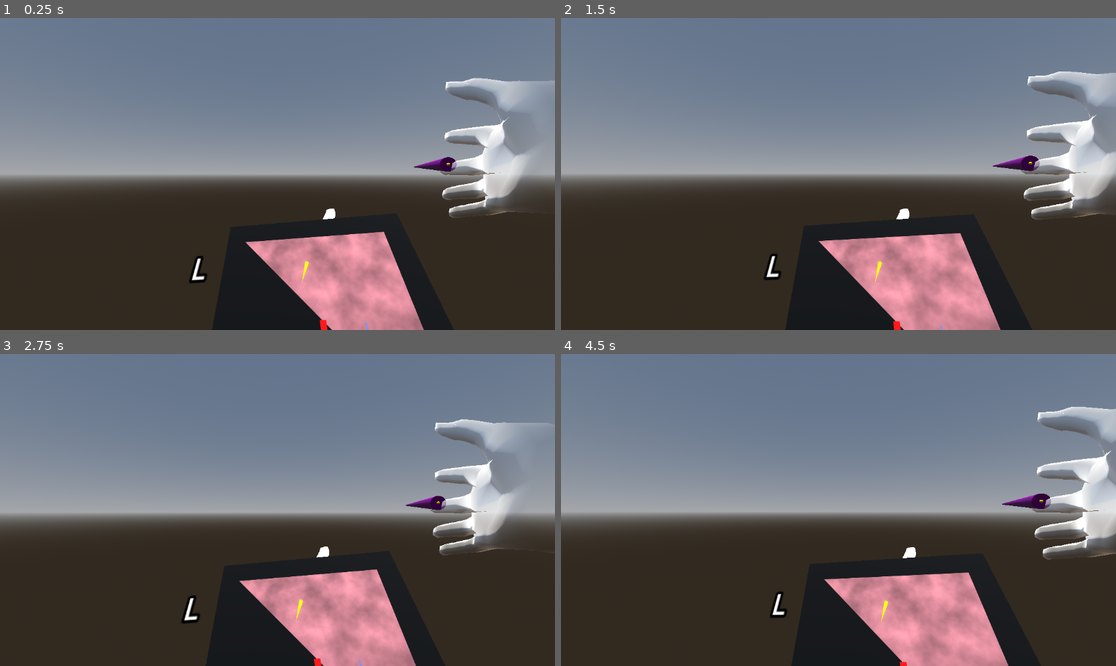
Above: before the commit, frames 1-4 (two rows, left to right).
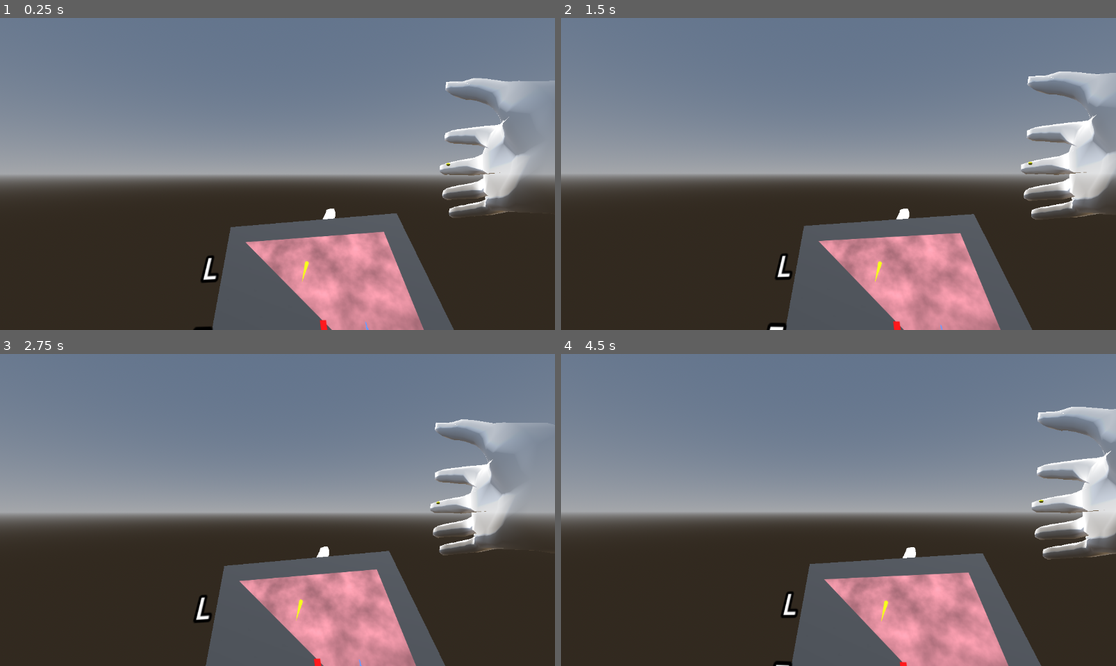
Above: after the commit, the same moments.

Repository: goatchurchprime/vrnailbar
Game: Godot game, scene res://main.tscn
Same seed, same stepped clock (60 frames per second), same inputs: the game is played once before the commit and once after it.
Inputs (mouse positions are in pixels of both pictures, inside the frame that each line leads up to):
- Up to frame 1 (0.25 s): no input
- Up to frame 2 (1.5 s): tap Enter at 0.5 s; move the mouse to (866, 174) at 0.52 s; hold W from 0.53 s (still down); tap P at 0.6 s; click (866, 174) at 0.67 s; tap Space at 1.25 s; move the mouse to (810, 174) at 1.27 s; tap 1 at 1.35 s
- Up to frame 3 (2.75 s): keep holding W; tap Enter at 2 s; move the mouse to (288, 503) at 2.02 s; tap 2 at 2.1 s
- Up to frame 4 (4.5 s): keep holding W; tap Space at 2.75, 4.25 s; move the mouse to (832, 516) at 2.77 s; tap 3 at 2.85 s; click (832, 516) at 2.92 s; tap Enter at 3.5 s; move the mouse to (877, 513) at 3.52 s; tap 4 at 3.6 s; move the mouse to (794, 506) at 4.27 s; tap 5 at 4.35 s

The runs differ from the first frame. In frame 1, 7.2% of the frame differs, in the area x 34-83%, y 44-100%; in frame 2, 7.4%, in the area x 36-87%, y 44-100%; in frame 3, 6.9%; in frame 4, 7.3%.
Error before the commit: Attempt to call function 'get_as_text' in base 'null instance' on a null instance. (res://addons/xr-autohandtracker/openxr_handdata.gd:68)
Error after the commit: Invalid assignment of property or key 'endpluspos' with value of type 'Vector3' on a base object of type 'Node3D'. (res://object_positions_from_hands.gd:66)

Commit message:
wire paint brush

Diff:
--- a/main.tscn
+++ b/main.tscn
@@ -12,6 +12,7 @@
 [ext_resource type="Script" path="res://node_2d.gd" id="6_e7eym"]
 [ext_resource type="Shader" path="res://handmaterial.gdshader" id="7_7k8ps"]
 [ext_resource type="PackedScene" uid="uid://cewwyhvr0we3y" path="res://letterbutton.tscn" id="9_66mbh"]
+[ext_resource type="Script" path="res://elasticwire.gd" id="10_g2p35"]
 
 [sub_resource type="ProceduralSkyMaterial" id="ProceduralSkyMaterial_dv100"]
 
@@ -45,14 +46,26 @@
 [sub_resource type="StandardMaterial3D" id="StandardMaterial3D_sq61f"]
 albedo_color = Color(1, 1, 0.0431373, 1)
 
-[sub_resource type="QuadMesh" id="QuadMesh_fs12w"]
-
-[sub_resource type="ViewportTexture" id="ViewportTexture_t2emt"]
-viewport_path = NodePath("SubViewport")
-
-[sub_resource type="StandardMaterial3D" id="StandardMaterial3D_02lhs"]
-resource_local_to_scene = true
-albedo_texture = SubResource("ViewportTexture_t2emt")
+[sub_resource type="BoxMesh" id="BoxMesh_kl0p8"]
+size = Vector3(0.002, 0.002, 1)
+
+[sub_resource type="StandardMaterial3D" id="StandardMaterial3D_rtkbx"]
+albedo_color = Color(0.0470588, 1, 1, 1)
+
+[sub_resource type="BoxMesh" id="BoxMesh_8i7a8"]
+size = Vector3(0.001, 0.001, 1)
+
+[sub_resource type="StandardMaterial3D" id="StandardMaterial3D_lr6y6"]
+render_priority = 6
+depth_draw_mode = 1
+no_depth_test = true
+albedo_color = Color(0.323089, 0.433695, 0.748747, 1)
+
+[sub_resource type="BoxMesh" id="BoxMesh_hayjf"]
+size = Vector3(0.008, 0.004, 0.001)
+
+[sub_resource type="StandardMaterial3D" id="StandardMaterial3D_tnbpm"]
+albedo_color = Color(1, 1, 0.0235294, 1)
 
 [sub_resource type="CylinderMesh" id="CylinderMesh_pas3g"]
 top_radius = 0.01
@@ -65,6 +78,15 @@
 roughness = 0.53
 disable_receive_shadows = true
 
+[sub_resource type="QuadMesh" id="QuadMesh_fs12w"]
+
+[sub_resource type="ViewportTexture" id="ViewportTexture_t2emt"]
+viewport_path = NodePath("SubViewport")
+
+[sub_resource type="StandardMaterial3D" id="StandardMaterial3D_02lhs"]
+resource_local_to_scene = true
+albedo_texture = SubResource("ViewportTexture_t2emt")
+
 [sub_resource type="SphereMesh" id="SphereMesh_7pdvy"]
 radius = 0.1
 height = 0.2
@@ -129,6 +151,7 @@
 surface_material_override/0 = SubResource("ShaderMaterial_vq1j2")
 
 [node name="AutoHandtracker" parent="XROrigin3D/XRController3DRight" instance=ExtResource("3_o0v7i")]
+visiblehandtrackskeleton = false
 enableautotracker = false
 
 [node name="XRSimulator" parent="XROrigin3D" instance=ExtResource("1_roqg7")]
@@ -142,6 +165,39 @@
 [node name="MeshInstance3D" type="MeshInstance3D" parent="Poke"]
 mesh = SubResource("SphereMesh_vnqdd")
 surface_material_override/0 = SubResource("StandardMaterial3D_sq61f")
+
+[node name="ElasticWire" type="Node3D" parent="."]
+script = ExtResource("10_g2p35")
+
+[node name="Rod" type="MeshInstance3D" parent="ElasticWire"]
+transform = Transform3D(1, 0, 0, 0, 1, 0, 0, 0, 0.1, 0, 0.902078, 0)
+mesh = SubResource("BoxMesh_kl0p8")
+surface_material_override/0 = SubResource("StandardMaterial3D_rtkbx")
+
+[node name="InnerRod" type="MeshInstance3D" parent="ElasticWire/Rod"]
+mesh = SubResource("BoxMesh_8i7a8")
+surface_material_override/0 = SubResource("StandardMaterial3D_lr6y6")
+
+[node name="Marker" type="MeshInstance3D" parent="ElasticWire/Rod"]
+transform = Transform3D(1, 0, 0, 0, 1, 0, 0, 0, 1, 0, 0, 0.4)
+mesh = SubResource("BoxMesh_hayjf")
+surface_material_override/0 = SubResource("StandardMaterial3D_tnbpm")
+
+[node name="Brush" type="Node3D" parent="."]
+transform = Transform3D(1, 0, 0, 0, 1, 0, 0, 0, 1, 0.174373, 0.816067, -0.265924)
+script = ExtResource("2_0h3nx")
+
+[node name="BrushAngle" type="Node3D" parent="Brush"]
+transform = Transform3D(-0.173648, -0.416198, 0.892539, 0, 0.906308, 0.422618, -0.984808, 0.0733869, -0.157379, 0, 0, 0)
+
+[node name="BrushActual" type="Node3D" parent="Brush/BrushAngle"]
+transform = Transform3D(1, 0, 0, 0, 1, 0, 0, 0, 1, 0, 0, -0.05)
+
+[node name="MeshInstance3D" type="MeshInstance3D" parent="Brush/BrushAngle/BrushActual"]
+transform = Transform3D(1, 0, 0, 0, -4.37114e-08, -1, 0, 1, -4.37114e-08, 0, 0, 0.05)
+mesh = SubResource("CylinderMesh_pas3g")
+skeleton = NodePath("../../..")
+surface_material_override/0 = SubResource("StandardMaterial3D_wdlwg")
 
 [node name="ViewportMesh" type="MeshInstance3D" parent="."]
 transform = Transform3D(0.249747, -0.00794208, 0.00794208, 0, 0.176777, 0.176777, -0.0112318, -0.176598, 0.176598, 0.00449271, 0.643961, -0.225817)
@@ -186,7 +242,7 @@
 text = "D"
 
 [node name="ButtonL" parent="ViewportMesh" instance=ExtResource("9_66mbh")]
-transform = Transform3D(1, 0, 0, 0, 1, -2.98023e-08, 0, -2.98023e-08, 1, -0.638, 0.258, 0)
+transform = Transform3D(1, 0, 0, 0, 1, -2.98023e-08, 0, -2.98023e-08, 1, -0.571157, 0.255874, 0.00212562)
 
 [node name="Label3D" parent="ViewportMesh/ButtonL" index="0"]
 text = "L"
@@ -197,20 +253,17 @@
 [node name="Label3D" parent="ViewportMesh/ButtonP" index="0"]
 text = "P"
 
-[node name="Brush" type="Node3D" parent="."]
-transform = Transform3D(1, 0, 0, 0, 1, 0, 0, 0, 1, 0.174373, 0.816067, -0.265924)
-script = ExtResource("2_0h3nx")
-
-[node name="BrushAngle" type="Node3D" parent="Brush"]
-
-[node name="BrushActual" type="Node3D" parent="Brush/BrushAngle"]
-transform = Transform3D(1, 0, 0, 0, 1, 0, 0, 0, 1, 0, 0, -0.05)
-
-[node name="MeshInstance3D" type="MeshInstance3D" parent="Brush/BrushAngle/BrushActual"]
-transform = Transform3D(1, 0, 0, 0, -4.37114e-08, -1, 0, 1, -4.37114e-08, 0, 0, 0.05)
-mesh = SubResource("CylinderMesh_pas3g")
-skeleton = NodePath("../../..")
-surface_material_override/0 = SubResource("StandardMaterial3D_wdlwg")
+[node name="ButtonZ" parent="ViewportMesh" instance=ExtResource("9_66mbh")]
+transform = Transform3D(1, 0, 0, 0, 1, -2.98023e-08, 0, -2.98023e-08, 1, 0.570606, -0.449434, 0.0384341)
+
+[node name="Label3D" parent="ViewportMesh/ButtonZ" index="0"]
+text = "Z"
+
+[node name="ButtonE" parent="ViewportMesh" instance=ExtResource("9_66mbh")]
+transform = Transform3D(1, 0, 0, 0, 1, -2.98023e-08, 0, -2.98023e-08, 1, -0.546, -0.077, 0)
+
+[node name="Label3D" parent="ViewportMesh/ButtonE" index="0"]
+text = "E"
 
 [node name="OmniLight3D" type="OmniLight3D" parent="."]
 transform = Transform3D(1, 0, 0, 0, 1, 0, 0, 0, 1, 0.317839, 1.71884, -0.779254)
@@ -225,7 +278,7 @@
 [node name="SubViewport" type="SubViewport" parent="."]
 disable_3d = true
 world_3d = SubResource("World3D_q4bt1")
-render_target_clear_mode = 1
+render_target_clear_mode = 2
 render_target_update_mode = 1
 
 [node name="Background" type="Polygon2D" parent="SubViewport"]
@@ -281,3 +334,5 @@
 [editable path="ViewportMesh/ButtonD"]
 [editable path="ViewportMesh/ButtonL"]
 [editable path="ViewportMesh/ButtonP"]
+[editable path="ViewportMesh/ButtonZ"]
+[editable path="ViewportMesh/ButtonE"]
--- a/object_positions_from_hands.gd
+++ b/object_positions_from_hands.gd
@@ -7,52 +7,78 @@
 @onready var vm = get_node("/root/Main/ViewportMesh")
 @onready var bm = get_node("/root/Main/Brush")
 @onready var poke = get_node("/root/Main/Poke")
-
+@onready var elasticwire = get_node("/root/Main/ElasticWire")
 
 var Nd = 1.0
 var vmlocked = false
 func _process(delta):
 	if htd.autohandleft and htd.autohandleft.handtrackingactive:
 		var wristringdistance = (htd.autohandleft.oxrktransRaw[OpenXRInterface.HAND_JOINT_RING_TIP].origin - htd.autohandleft.oxrktransRaw[OpenXRInterface.HAND_JOINT_WRIST].origin).length()
-		if wristringdistance < 0.1 and not vmlocked:
+		if wristringdistance < 0.1:
 			var thumbtip = xro.transform*htd.autohandleft.oxrktransRaw[OpenXRInterface.HAND_JOINT_THUMB_TIP].origin
 			var indextip = xro.transform*htd.autohandleft.oxrktransRaw[OpenXRInterface.HAND_JOINT_INDEX_TIP].origin
 			var middletip = xro.transform*htd.autohandleft.oxrktransRaw[OpenXRInterface.HAND_JOINT_MIDDLE_TIP].origin
 			var vecindex = indextip - thumbtip
-			var vecmiddle = middletip - thumbtip
-			var bx = vecindex.normalized()
-			var bz = vecindex.cross(vecmiddle).normalized()
-			var by = bz.cross(bx)
-			var midtip = (thumbtip + indextip + middletip)/3.0
-			vm.transform = Transform3D(Basis(bx, -by, -bz)*(0.2), midtip)
+			if not vmlocked:
+				var vecmiddle = middletip - thumbtip
+				var bx = vecindex.normalized()
+				var bz = vecindex.cross(vecmiddle).normalized()
+				var by = bz.cross(bx)
+				var midtip = (thumbtip + indextip + middletip)/3.0
+				vm.transform = Transform3D(Basis(bx, -by, -bz)*(0.2), midtip)
+			elif vecindex.length() < 0.05:
+				elasticwire.endminuspos = (indextip + thumbtip)*0.5
 
 	else:
 		var pose = htd.autohandleft.xr_controllertracker.get_pose("aim") if htd.autohandleft.xr_controllertracker != null else null
-		vm.transform = xro.transform*pose.transform if pose != null else htd.autohandleft.xr_controller_node.global_transform
-		vm.transform.origin += vm.transform.basis.z*0.1
-		vm.transform.basis = vm.transform.basis.rotated(Vector3(1,0,0), deg_to_rad(-45))
-		vm.transform.basis = vm.transform.basis.scaled(Vector3(0.25,0.25,0.25))
+		var vmtransform = xro.transform*pose.transform if pose != null else htd.autohandleft.xr_controller_node.global_transform
+		vmtransform.origin += vmtransform.basis.z*0.1
+		vmtransform.basis = vmtransform.basis.rotated(Vector3(1,0,0), deg_to_rad(-45))
+		vmtransform.basis = vmtransform.basis.scaled(Vector3(0.25,0.25,0.25))
+		if not vmlocked:
+			vm.transform = vmtransform
+		else:
+			elasticwire.endminuspos = vmtransform.origin
 
 	if htd.autohandright and htd.autohandright.handtrackingactive and htd.autohandright.handtrackingsource != htd.autohandright.HAND_TRACKED_SOURCE_CONTROLLER:
 		var indextip = xro.transform*htd.autohandright.oxrktransRaw[OpenXRInterface.HAND_JOINT_INDEX_TIP].origin
+		var thumbtip = xro.transform*htd.autohandright.oxrktransRaw[OpenXRInterface.HAND_JOINT_THUMB_TIP].origin
 		var backpos = xro.transform*htd.autohandright.oxrktransRaw[OpenXRInterface.HAND_JOINT_LITTLE_PROXIMAL].origin
 		var vecwristtip = (indextip - backpos).normalized()
-		bm.look_at_from_position(indextip + vecwristtip*0.1, indextip + vecwristtip*0.2)
 		poke.transform.origin = indextip
-		bm.transform = Transform3D((xro.transform*htd.autohandright.handnode.transform).basis, indextip)
+		var rahbasis = (xro.transform*htd.autohandright.handnode.transform).basis
+		if not elasticwire.visible:
+			bm.transform = Transform3D(rahbasis, indextip)
+		else:
+			var vecindex = indextip - thumbtip
+			if vecindex.length() < 0.05:
+				elasticwire.endpluspos = (indextip + thumbtip)*0.5
+				elasticwire.endplusbasis = rahbasis
 
 	else:
 		var pose = htd.autohandright.xr_controllertracker.get_pose("aim") if htd.autohandright.xr_controllertracker != null else null
-		bm.transform = xro.transform*pose.transform if pose != null else htd.autohandright.xr_controller_node.global_transform
-		bm.transform.origin += bm.transform.basis.z*(-0.2)
-		poke.transform.origin = bm.transform.origin + bm.transform.basis.z*(0.05)
+		var bmtransform = xro.transform*pose.transform if pose != null else htd.autohandright.xr_controller_node.global_transform
+		bmtransform.origin += bmtransform.basis.z*(-0.2)
+		poke.transform.origin = bmtransform.origin + bmtransform.basis.z*(0.05)
+		if not elasticwire.visible:
+			bm.transform = bmtransform
+		else:
+			elasticwire.endpluspos = bmtransform.origin
+			elasticwire.endplusbasis = bmtransform.basis
+
 
 func letterbutton(t, pressed):
 	var ba = bm.get_node("BrushAngle")
 	if t == "G":
-		ba.rotation_degrees.x += 5
+		if not elasticwire.visible:
+			ba.rotation_degrees.x += 5
+		else:
+			elasticwire.get_node("Rod/Marker").position.z -= 0.05
 	if t == "H":
-		ba.rotation_degrees.x -= 5
+		if not elasticwire.visible:
+			ba.rotation_degrees.x -= 5
+		else:
+			elasticwire.get_node("Rod/Marker").position.z += 0.05
 	if t == "C":
 		ba.rotation_degrees.y += 5
 	if t == "D":
@@ -66,9 +92,17 @@
 		ba.get_node("BrushActual").transform.origin.z += 0.01
 	if t == "P":
 		bm.colorcycle()
+	if t == "E":
+		elasticwire.visible = pressed
+	if t == "Z":
+		get_node("/root/Main/SubViewport").render_target_clear_mode = SubViewport.CLEAR_MODE_ONCE
+		get_node("/root/Main/SubViewport/Background").visible = true
+		get_node("/root/Main/SubViewport").render_target_update_mode = SubViewport.UPDATE_ONCE
+		await RenderingServer.frame_post_draw
+		get_node("/root/Main/SubViewport/Background").visible = false
 
 
-const modalletters = [ "L" ]
+const modalletters = [ "L", "E" ]
 func _on_poke_area_entered(area):
 	print("_on_poke_area_entered ", area)
 	var lab = area.get_node_or_null("Label3D")
Not shown, changed: export_presets.cfg
Not shown: 1 places in main.tscn that only renumber resources
